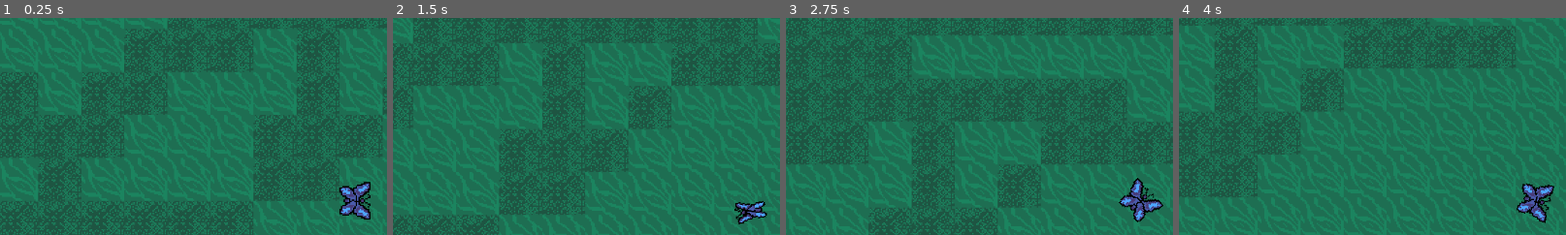
Above: before the commit, frames 1-4 (left to right).
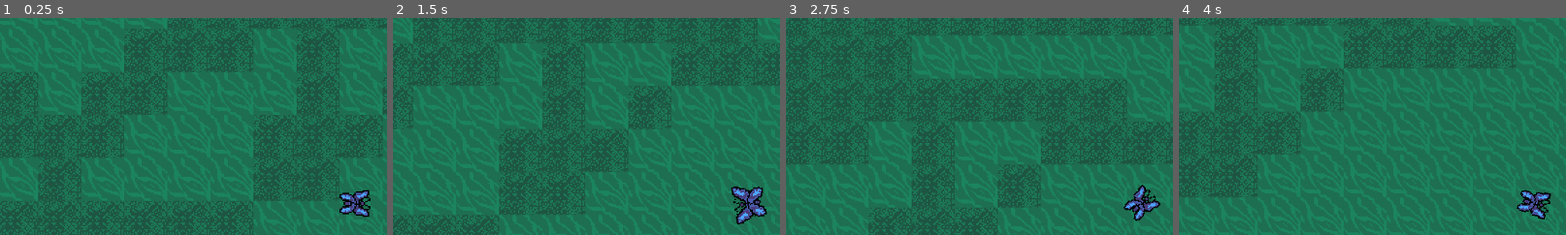
Above: after the commit, the same moments.

Repository: Zaiyai/ButterflyGame
Game: Godot game, scene res://level/world.tscn
Same seed, same stepped clock (60 frames per second), same inputs: the game is played once before the commit and once after it.
Inputs (mouse positions are % of the whole screen's width and height, from its top left):
- Up to frame 1 (0.25 s): no input
- Up to frame 2 (1.5 s): tap Enter at 0.5 s; move the mouse to (72, 45) at 0.52 s; tap E (interact, bound only after the commit) at 0.6 s; click (72, 45) at 0.67 s; move the mouse to (30, 55) at 1.27 s; click (30, 55) at 1.35 s
- Up to frame 3 (2.75 s): tap E (interact, bound only after the commit) at 1.55, 2.1 s; move the mouse to (60, 28) at 2.02 s; click (60, 28) at 2.17 s
- Up to frame 4 (4 s): move the mouse to (45, 70) at 2.77 s; tap E (interact, bound only after the commit) at 2.85, 3.8 s; click (45, 70) at 2.92 s; tap Space at 3.5 s; move the mouse to (80, 65) at 3.52 s; click (80, 65) at 3.6 s
The pictures show only the part of the screen within x 1-51%, y 7-57%; the shares and areas given below are measured in that part.

The runs differ from the first frame. In frame 1, 0.9% of the frame differs, in the area x 87-96%, y 75-93%; in frame 2, 1.0%, in the area x 87-97%, y 77-96%; in frame 3, 0.9%; in frame 4, 0.9%.

Commit message:
centered sprite animation and collision box

Diff:
--- /dev/null
+++ b/interactions/InteractionManagerScene.tscn
@@ -0,0 +1,8 @@
+[gd_scene format=3 uid="uid://cysbr2q177pgf"]
+
+[node name="InteractionManagerScene" type="Node2D" unique_id=718102552]
+
+[node name="Label" type="Label" parent="." unique_id=1858896266]
+offset_right = 40.0
+offset_bottom = 23.0
+text = "[e] to interact"
--- a/interactions/interaction area/interaction_area.gd
+++ b/interactions/interaction area/interaction_area.gd
@@ -1,5 +1,7 @@
 extends Area2D
+class_name InteractionArea
 
+@export var action_name: String = "interact"
 
 func _on_body_entered(body: Node2D) -> void:
 	print("hello")
--- /dev/null
+++ b/interactions/interaction_manager_scene.gd
@@ -0,0 +1 @@
+extends Node2D
--- a/player/player.tscn
+++ b/player/player.tscn
@@ -1,12 +1,12 @@
 [gd_scene format=3 uid="uid://3ketpr3fmsg"]
 
 [ext_resource type="Script" uid="uid://d0y47673h4yvv" path="res://player/character_body_2d.gd" id="1_ebx5c"]
-[ext_resource type="Texture2D" uid="uid://cmrm14xu4dcpv" path="res://assets/character_sprites/buttterfly_movement_sprites.webp" id="2_rkbax"]
+[ext_resource type="Texture2D" uid="uid://dunwphltklt6g" path="res://assets/character_sprites/butterfly_sprites.webp" id="2_rkbax"]
 
 [sub_resource type="RectangleShape2D" id="RectangleShape2D_yw30f"]
 size = Vector2(37.5, 39.0625)
 
-[sub_resource type="Animation" id="Animation_rkbax"]
+[sub_resource type="Animation" id="Animation_g1dw6"]
 length = 0.001
 tracks/0/type = "value"
 tracks/0/imported = false
@@ -18,10 +18,10 @@
 "times": PackedFloat32Array(0),
 "transitions": PackedFloat32Array(1),
 "update": 1,
-"values": [3]
+"values": [0]
 }
 
-[sub_resource type="Animation" id="Animation_g1dw6"]
+[sub_resource type="Animation" id="Animation_yw30f"]
 resource_name = "fly"
 length = 0.75
 loop_mode = 1
@@ -32,16 +32,16 @@
 tracks/0/interp = 1
 tracks/0/loop_wrap = true
 tracks/0/keys = {
-"times": PackedFloat32Array(0, 0.2, 0.5, 0.7),
-"transitions": PackedFloat32Array(1, 1, 1, 1),
+"times": PackedFloat32Array(0, 0.13333334, 0.26666668, 0.4, 0.53333336, 0.6666667),
+"transitions": PackedFloat32Array(1, 1, 1, 1, 1, 1),
 "update": 1,
-"values": [4, 5, 6, 7]
+"values": [1, 2, 3, 4, 5, 5]
 }
 
-[sub_resource type="AnimationLibrary" id="AnimationLibrary_yw30f"]
+[sub_resource type="AnimationLibrary" id="AnimationLibrary_qjkh3"]
 _data = {
-&"RESET": SubResource("Animation_rkbax"),
-&"fly": SubResource("Animation_g1dw6")
+&"RESET": SubResource("Animation_g1dw6"),
+&"fly": SubResource("Animation_yw30f")
 }
 
 [sub_resource type="AnimationNodeAnimation" id="AnimationNodeAnimation_rkbax"]
@@ -50,9 +50,9 @@
 [sub_resource type="AnimationNodeStateMachineTransition" id="AnimationNodeStateMachineTransition_g1dw6"]
 advance_mode = 2
 
-[sub_resource type="AnimationNodeStateMachine" id="AnimationNodeStateMachine_rkbax"]
+[sub_resource type="AnimationNodeStateMachine" id="AnimationNodeStateMachine_g6k8r"]
 states/fly/node = SubResource("AnimationNodeAnimation_rkbax")
-states/fly/position = Vector2(377, 100)
+states/fly/position = Vector2(392, 102)
 transitions = ["Start", "fly", SubResource("AnimationNodeStateMachineTransition_g1dw6")]
 
 [node name="CharacterBody2D" type="CharacterBody2D" unique_id=1522574350]
@@ -60,24 +60,20 @@
 script = ExtResource("1_ebx5c")
 
 [node name="CollisionShape2D" type="CollisionShape2D" parent="." unique_id=1739325174]
-position = Vector2(-1, -1.5)
 scale = Vector2(0.64, 0.64)
 shape = SubResource("RectangleShape2D_yw30f")
 
 [node name="Sprite2D" type="Sprite2D" parent="." unique_id=1412860305]
 texture = ExtResource("2_rkbax")
-hframes = 4
-vframes = 4
-frame = 3
+hframes = 6
 
 [node name="Camera2D" type="Camera2D" parent="." unique_id=2144695653]
 offset = Vector2(20, 0)
 zoom = Vector2(2, 2)
 
-[node name="AnimationPlayer" type="AnimationPlayer" parent="." unique_id=1269333928]
-libraries/ = SubResource("AnimationLibrary_yw30f")
-autoplay = &"fly"
+[node name="AnimationPlayer" type="AnimationPlayer" parent="." unique_id=2121973431]
+libraries/ = SubResource("AnimationLibrary_qjkh3")
 
-[node name="AnimationTree" type="AnimationTree" parent="." unique_id=1560177120]
-tree_root = SubResource("AnimationNodeStateMachine_rkbax")
+[node name="AnimationTree" type="AnimationTree" parent="." unique_id=927361916]
+tree_root = SubResource("AnimationNodeStateMachine_g6k8r")
 anim_player = NodePath("../AnimationPlayer")
--- a/project.godot
+++ b/project.godot
@@ -46,6 +46,11 @@
 "events": [Object(InputEventMouseButton,"resource_local_to_scene":false,"resource_name":"","device":-1,"window_id":0,"a …(258 unchanged characters)…
 ]
 }
+interact={
+"deadzone": 0.2,
+"events": [Object(InputEventKey,"resource_local_to_scene":false,"resource_name":"","device":-1,"window_id":0,"alt_pressed":false,"shift_pressed":false,"ctrl_pressed":false,"meta_pressed":false,"pressed":false,"keycode":0,"physical_keycode":69,"key_label":0,"unicode":101,"location":0,"echo":false,"script":null)
+]
+}
 
 [layer_names]
 
Binary file added: assets/character_sprites/butterfly_sprites.webp
Not shown, changed: assets/character_sprites/butterfly_sprites.webp.import
Binary file removed: assets/character_sprites/buttterfly_movement_sprites.webp
Not shown, added: interactions/interaction_manager_scene.gd.uid
